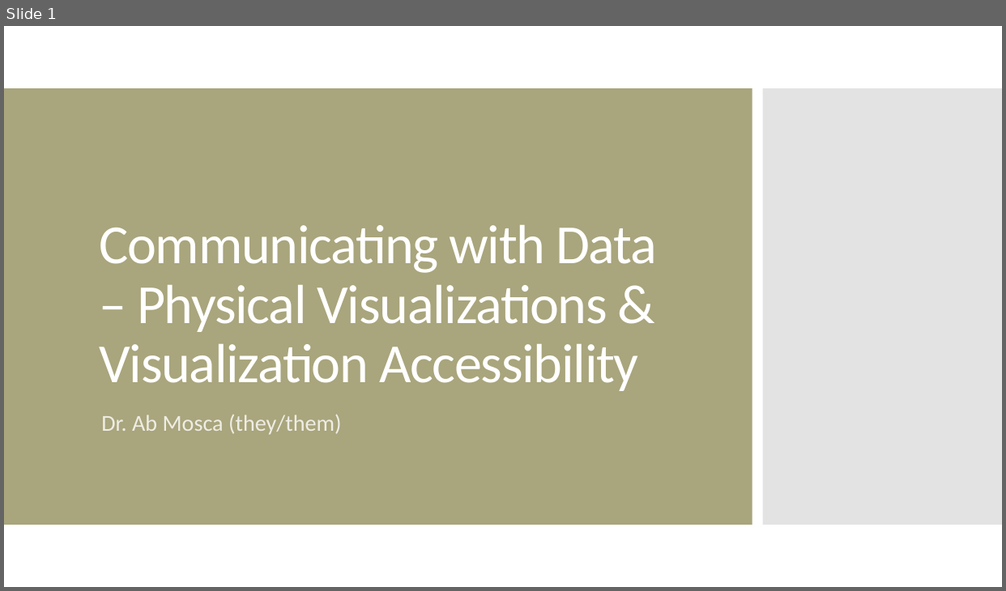
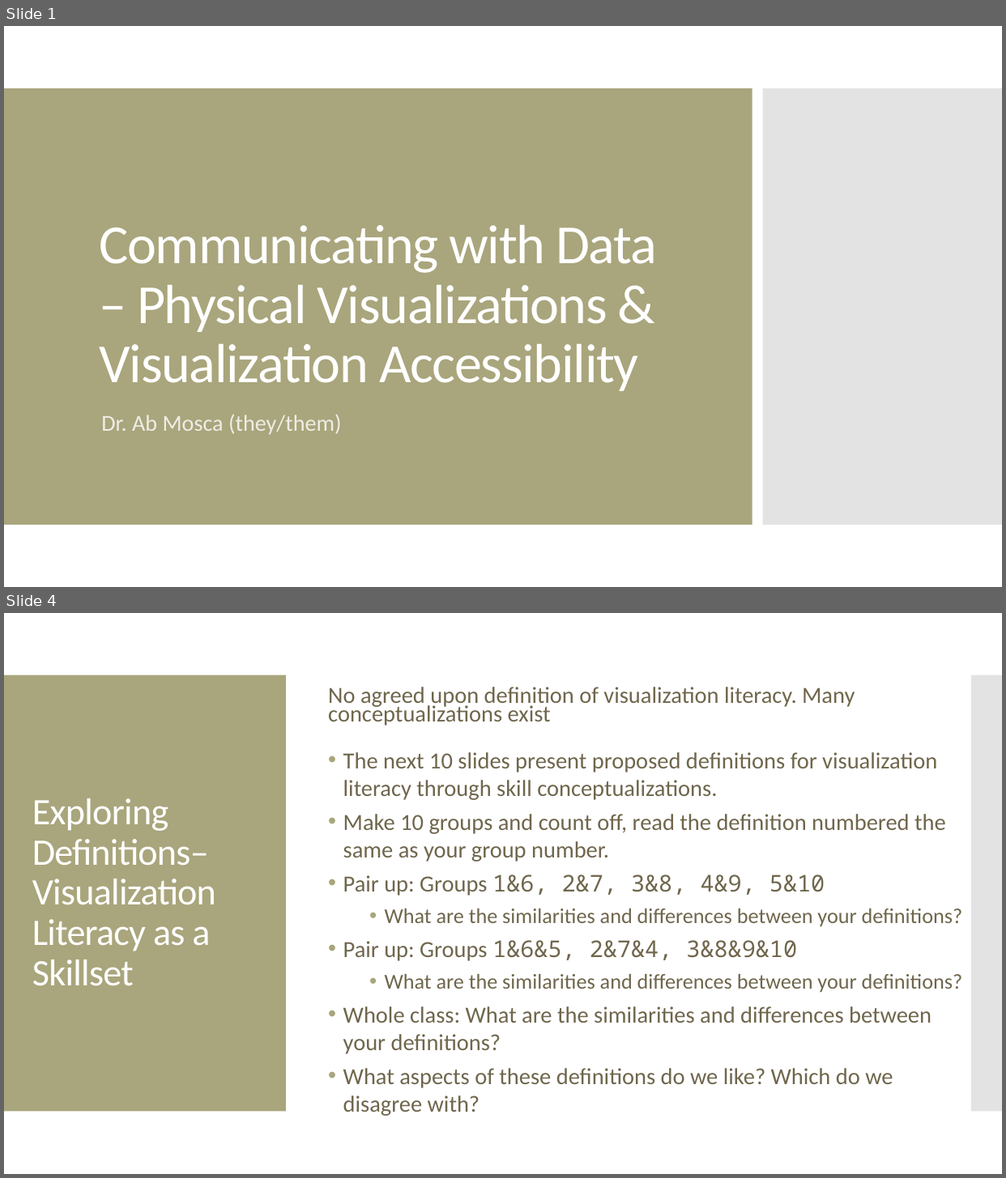
Before and after one commit to amosca01/SDS-CSC109, a slide deck: slides/13-visualization-literacy.pptx. Shown one above the other, each under a label of ours: slide 1 before the commit, slides 1 and 4 after it; the slides between them are not shown. The pictures are 1006x591 and 1006x1178 pixels, drawn with LibreOffice and Linux fonts; fonts in the diff are those of the drawing. Boxes give left, top, right and bottom in pixels: in the first picture for what was removed or moved away, otherwise in the second. Text is boxed around its words. In the diff, an @@ line names an element or a change of style, - is before the commit and + after.

Commit message:
class

```diff
--- a/slides/13-visualization-literacy.pptx
+++ b/slides/13-visualization-literacy.pptx
@@ slide 4 added at <box>4,613,1002,1174</box>, background #FFFFFF @@
@@ rectangle added at <box>4,675,286,1112</box>, fill #A9A57C @@
@@ rectangle added at <box>971,675,1002,1112</box>, fill #C8C8C8 at 50% opacity @@
@@ text added at <box>328,687,963,1116</box>, 22.2 pt, text #6F664C @@
+No agreed upon definition of visualization literacy. Many conceptualizations exist
+• The next 10 slides present proposed definitions for visualization literacy through skill conceptualizations.
+• Make 10 groups and count off, read the definition numbered the same as your group number.
+• Pair up: Groups 1&6, 2&7, 3&8, 4&9, 5&10
+  • What are the similarities and differences between your definitions?
+• Pair up: Groups 1&6&5, 2&7&4, 3&8&9&10
+  • What are the similarities and differences between your definitions?
+• Whole class: What are the similarities and differences between your definitions?
+• What aspects of these definitions do we like? Which do we disagree with?
@@ title added at <box>32,798,216,986</box>, 36 pt, text #FFFFFF @@
+Exploring Definitions– Visualization Literacy as a Skillset
```
Also in this commit, not shown: 1 slide changed, 36 other slides added, 4 other files.
